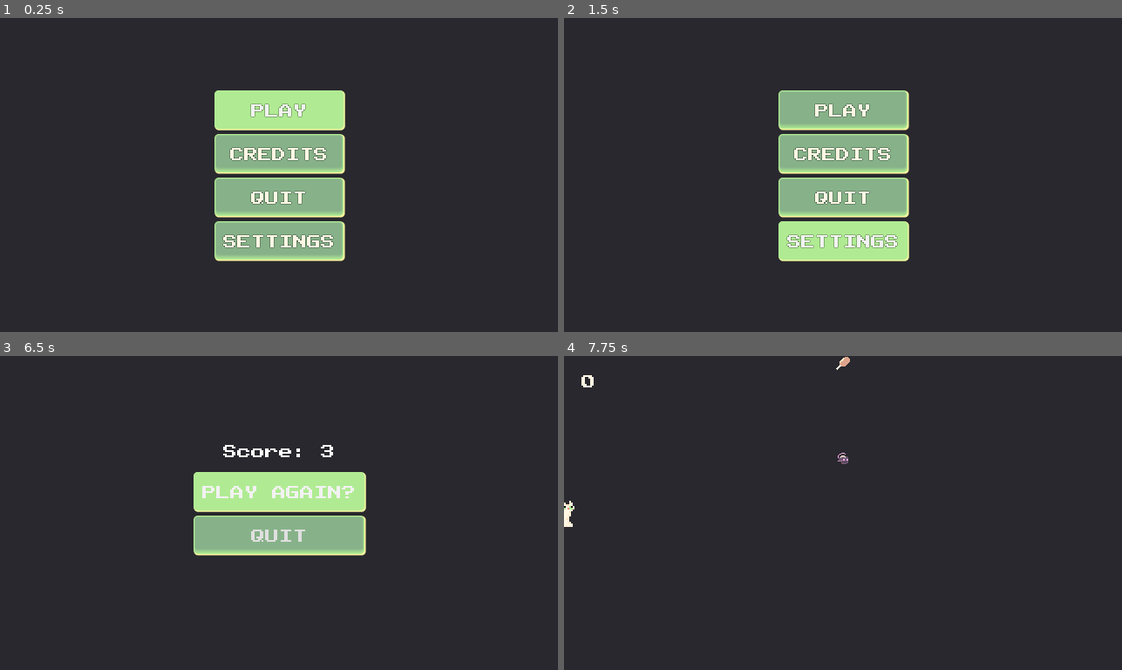
Above: before the commit, frames 1-4 (two rows, left to right).
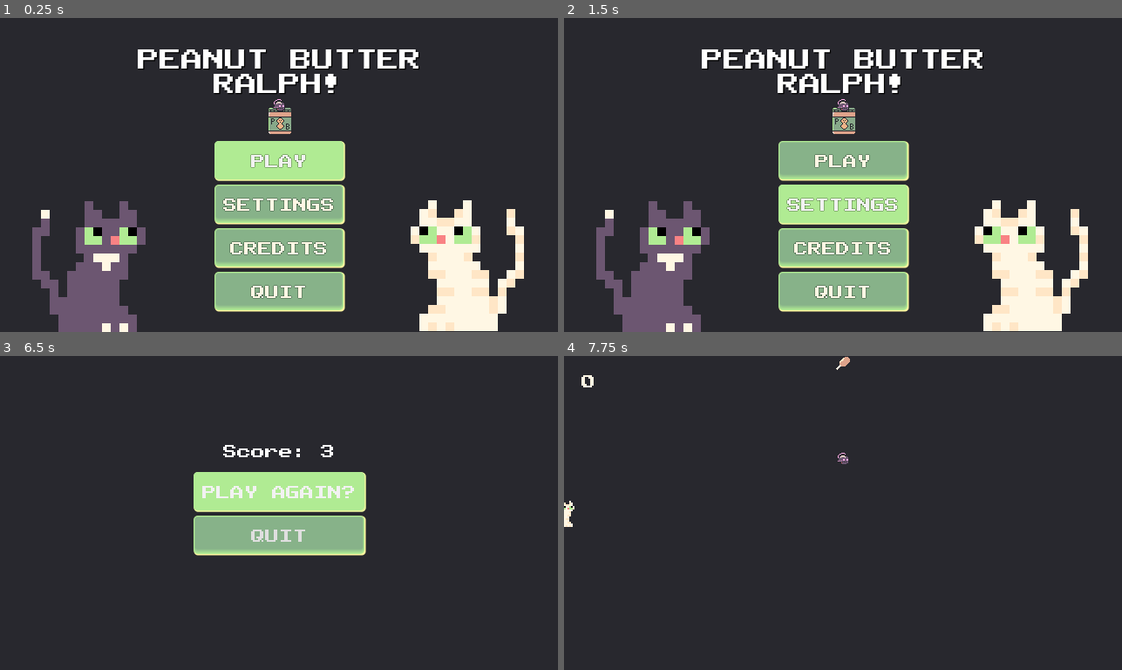
Above: after the commit, the same moments.

Repository: SpoopCats/FiniteStateMachine
Game: Godot game, scene res://scenes/UI/start_menu/start_menu.tscn
Same seed, same stepped clock (60 frames per second), same inputs: the game is played once before the commit and once after it.
Inputs:
- Up to frame 1 (0.25 s): no input
- Up to frame 2 (1.5 s): click "CREDITS" at 0.5 s; click "SETTINGS" at 1.25 s
- Up to frame 3 (6.5 s): click "PLAY" at 2 s; tap Enter (ui_accept) at 2.75, 3.02, 3.77, 5.27, 6.02 s
- Up to frame 4 (7.75 s): click "PLAY AGAIN?" at 6.5 s; tap Enter (ui_accept) at 7.25, 7.52 s

The runs differ from the first frame. In frame 1, 26% of the frame differs, in the area x 5-94%, y 10-100%; in frame 2, 26%; in frame 3, less than 0.1%; in frame 4, nothing differs.

Commit message:
Update main menu
Added some assets to the main menu for more interest plus a title

Diff:
--- a/assets/sounds/sfx/game_over.tscn
+++ b/assets/sounds/sfx/game_over.tscn
@@ -4,3 +4,5 @@
 
 [node name="GameOver" type="AudioStreamPlayer2D"]
 stream = ExtResource("1_72a68")
+volume_db = -5.0
+pitch_scale = 1.5
--- a/scenes/UI/start_menu/start_menu.gd
+++ b/scenes/UI/start_menu/start_menu.gd
@@ -5,7 +5,7 @@
 # see this tutorial to setup: https://youtu.be/Mx3iyz8AUAE?si=6mYd4O2LqKQbzZlQ&t=165
 
 func _ready() -> void:
-	$MarginContainer/VBoxContainer/MarginContainer/Play.grab_focus()
+	$ButtonContainer/VBoxContainer/MarginContainer/Play.grab_focus()
 
 
 func _on_play_pressed() -> void:
--- a/scenes/UI/start_menu/start_menu.tscn
+++ b/scenes/UI/start_menu/start_menu.tscn
@@ -1,8 +1,12 @@
-[gd_scene load_steps=4 format=3 uid="uid://b4lfsea1krr1s"]
+[gd_scene load_steps=8 format=3 uid="uid://b4lfsea1krr1s"]
 
 [ext_resource type="Theme" uid="uid://d3mnn2vdpemvj" path="res://resources/main_theme.tres" id="1_ehnkx"]
 [ext_resource type="Script" path="res://scenes/UI/start_menu/start_menu.gd" id="1_vbvoa"]
 [ext_resource type="FontFile" uid="uid://420mvaqtu2k0" path="res://fonts/pixel_font.ttf" id="2_1vqnp"]
+[ext_resource type="Texture2D" uid="uid://dyswl6aq5igir" path="res://assets/sprites/ralph.png" id="4_elcnm"]
+[ext_resource type="Texture2D" uid="uid://5cry2juen66v" path="res://assets/sprites/Peanut-Butter-32x32.png" id="4_kyklh"]
+[ext_resource type="Texture2D" uid="uid://bj6glpdrrmxyp" path="res://assets/sprites/cats/cat-black.png" id="6_85mfo"]
+[ext_resource type="Texture2D" uid="uid://dv51e8o2li7oh" path="res://assets/sprites/cats/cat-white.png" id="7_0xmvb"]
 
 [node name="StartMenu" type="Control"]
 layout_mode = 3
@@ -20,72 +24,112 @@
 offset_bottom = 360.0
 color = Color(0.156863, 0.156863, 0.180392, 1)
 
-[node name="MarginContainer" type="MarginContainer" parent="."]
+[node name="ButtonContainer" type="MarginContainer" parent="."]
 layout_mode = 1
 anchors_preset = 8
 anchor_left = 0.5
 anchor_top = 0.5
 anchor_right = 0.5
 anchor_bottom = 0.5
-offset_left = -41.0
-offset_top = -68.0
-offset_right = 41.0
-offset_bottom = 68.0
+offset_left = -74.0
+offset_top = -40.0
+offset_right = 74.0
+offset_bottom = 156.0
 grow_horizontal = 2
 grow_vertical = 2
 
-[node name="VBoxContainer" type="VBoxContainer" parent="MarginContainer"]
+[node name="VBoxContainer" type="VBoxContainer" parent="ButtonContainer"]
 layout_mode = 2
 
-[node name="MarginContainer" type="MarginContainer" parent="MarginContainer/VBoxContainer"]
+[node name="MarginContainer" type="MarginContainer" parent="ButtonContainer/VBoxContainer"]
 layout_mode = 2
 theme_override_constants/margin_top = 5
 theme_override_constants/margin_bottom = 5
 
-[node name="Play" type="Button" parent="MarginContainer/VBoxContainer/MarginContainer"]
+[node name="Play" type="Button" parent="ButtonContainer/VBoxContainer/MarginContainer"]
 layout_mode = 2
 theme_override_colors/font_color = Color(1, 0.968627, 0.894118, 1)
 theme_override_constants/outline_size = 1
 theme_override_fonts/font = ExtResource("2_1vqnp")
 text = "PLAY"
 
-[node name="MarginContainer2" type="MarginContainer" parent="MarginContainer/VBoxContainer"]
+[node name="MarginContainer4" type="MarginContainer" parent="ButtonContainer/VBoxContainer"]
 layout_mode = 2
 theme_override_constants/margin_top = 5
 theme_override_constants/margin_bottom = 5
 
-[node name="Credits" type="Button" parent="MarginContainer/VBoxContainer/MarginContainer2"]
+[node name="Settings" type="Button" parent="ButtonContainer/VBoxContainer/MarginContainer4"]
+layout_mode = 2
+theme_override_colors/font_color = Color(1, 0.968627, 0.894118, 1)
+theme_override_constants/outline_size = 1
+theme_override_fonts/font = ExtResource("2_1vqnp")
+text = "SETTINGS"
+
+[node name="MarginContainer2" type="MarginContainer" parent="ButtonContainer/VBoxContainer"]
+layout_mode = 2
+theme_override_constants/margin_top = 5
+theme_override_constants/margin_bottom = 5
+
+[node name="Credits" type="Button" parent="ButtonContainer/VBoxContainer/MarginContainer2"]
 layout_mode = 2
 theme_override_colors/font_color = Color(1, 0.968627, 0.894118, 1)
 theme_override_constants/outline_size = 1
 theme_override_fonts/font = ExtResource("2_1vqnp")
 text = "CREDITS"
 
-[node name="MarginContainer3" type="MarginContainer" parent="MarginContainer/VBoxContainer"]
+[node name="MarginContainer3" type="MarginContainer" parent="ButtonContainer/VBoxContainer"]
 layout_mode = 2
 theme_override_constants/margin_top = 5
 theme_override_constants/margin_bottom = 5
 
-[node name="Quit" type="Button" parent="MarginContainer/VBoxContainer/MarginContainer3"]
+[node name="Quit" type="Button" parent="ButtonContainer/VBoxContainer/MarginContainer3"]
 layout_mode = 2
 theme_override_colors/font_color = Color(1, 0.968627, 0.894118, 1)
 theme_override_constants/outline_size = 1
 theme_override_fonts/font = ExtResource("2_1vqnp")
 text = "QUIT"
 
-[node name="MarginContainer4" type="MarginContainer" parent="MarginContainer/VBoxContainer"]
+[node name="TitleContainer" type="MarginContainer" parent="."]
+layout_mode = 1
+anchors_preset = 5
+anchor_left = 0.5
+anchor_right = 0.5
+offset_left = -162.0
+offset_top = 33.0
+offset_right = 163.0
+offset_bottom = 86.0
+grow_horizontal = 2
+
+[node name="GameTitle" type="Label" parent="TitleContainer"]
 layout_mode = 2
-theme_override_constants/margin_top = 5
-theme_override_constants/margin_bottom = 5
+theme_override_colors/font_shadow_color = Color(0, 0, 0, 1)
+theme_override_colors/font_outline_color = Color(0, 0, 0, 1)
+theme_override_font_sizes/font_size = 25
+text = "PEANUT BUTTER
+RALPH!"
+horizontal_alignment = 1
 
-[node name="Settings" type="Button" parent="MarginContainer/VBoxContainer/MarginContainer4"]
-layout_mode = 2
-theme_override_colors/font_color = Color(1, 0.968627, 0.894118, 1)
-theme_override_constants/outline_size = 1
-theme_override_fonts/font = ExtResource("2_1vqnp")
-text = "SETTINGS"
+[node name="PeanutButter" type="Sprite2D" parent="."]
+position = Vector2(321, 118)
+scale = Vector2(0.1, 0.1)
+texture = ExtResource("4_kyklh")
+metadata/_edit_group_ = true
 
-[connection signal="pressed" from="MarginContainer/VBoxContainer/MarginContainer/Play" to="." method="_on_play_pressed"]
-[connection signal="pressed" from="MarginContainer/VBoxContainer/MarginContainer2/Credits" to="." method="_on_credits_pressed"]
-[connection signal="pressed" from="MarginContainer/VBoxContainer/MarginContainer3/Quit" to="." method="_on_quit_pressed"]
-[connection signal="pressed" from="MarginContainer/VBoxContainer/MarginContainer4/Settings" to="." method="_on_settings_pressed"]
+[node name="Ralph" type="Sprite2D" parent="PeanutButter"]
+position = Vector2(-10, -190)
+scale = Vector2(10, 10)
+texture = ExtResource("4_elcnm")
+
+[node name="Cat" type="Sprite2D" parent="."]
+position = Vector2(107, 280)
+texture = ExtResource("6_85mfo")
+
+[node name="WhiteCat" type="Sprite2D" parent="."]
+position = Vector2(531, 279)
+scale = Vector2(-1, 1)
+texture = ExtResource("7_0xmvb")
+
+[connection signal="pressed" from="ButtonContainer/VBoxContainer/MarginContainer/Play" to="." method="_on_play_pressed"]
+[connection signal="pressed" from="ButtonContainer/VBoxContainer/MarginContainer4/Settings" to="." method="_on_settings_pressed"]
+[connection signal="pressed" from="ButtonContainer/VBoxContainer/MarginContainer2/Credits" to="." method="_on_credits_pressed"]
+[connection signal="pressed" from="ButtonContainer/VBoxContainer/MarginContainer3/Quit" to="." method="_on_quit_pressed"]
